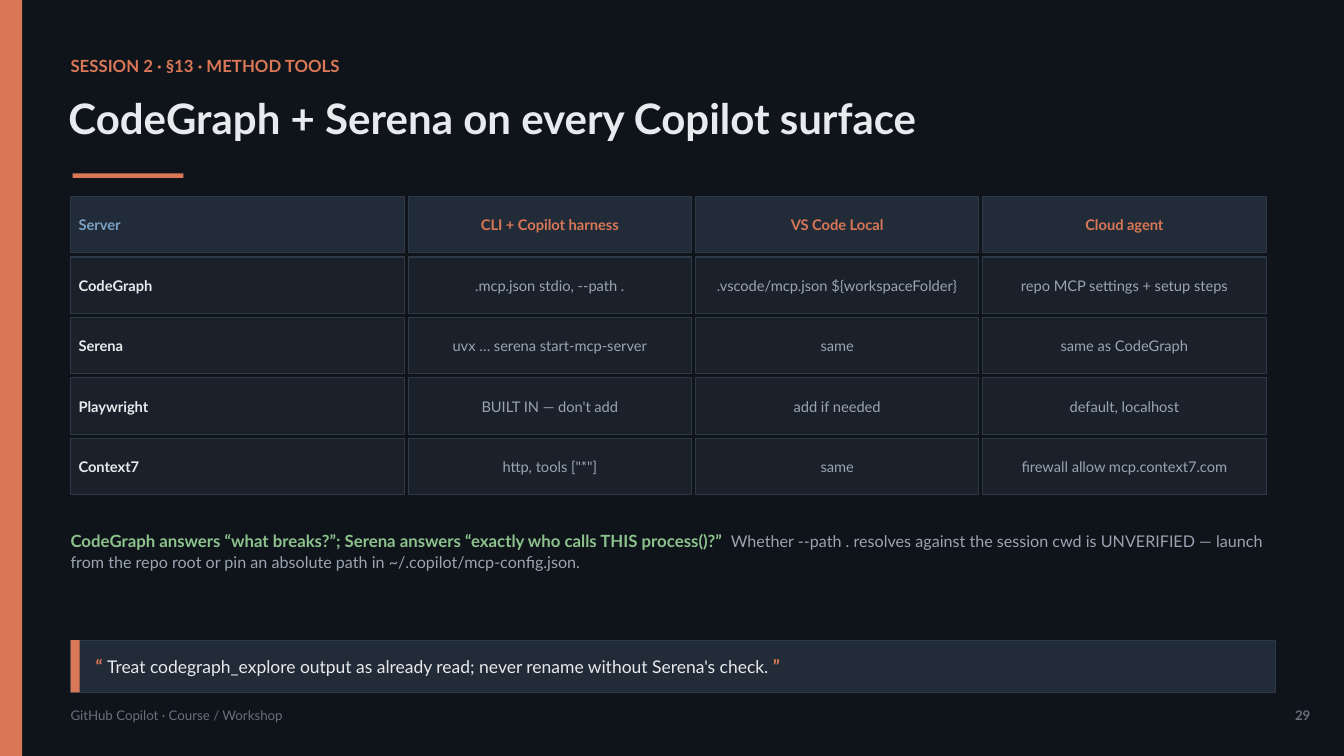
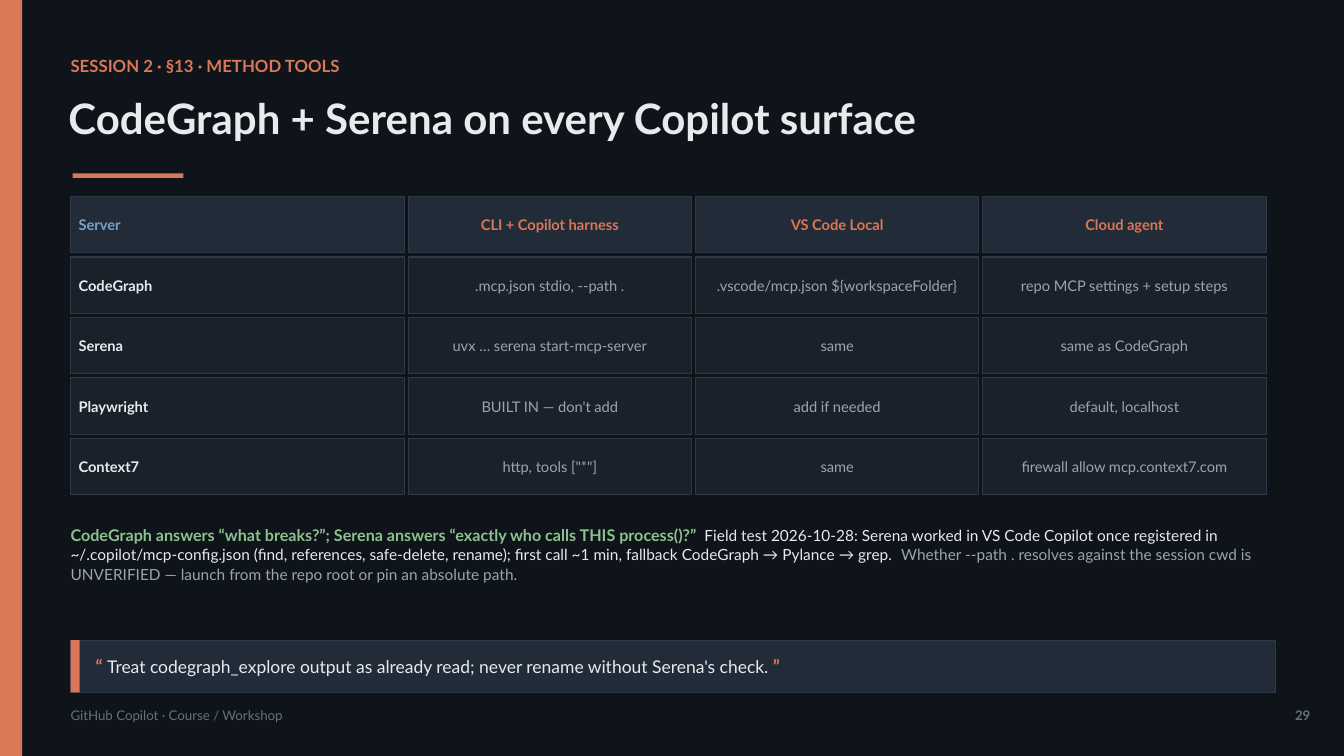
Before and after one commit to olonok69/copilot_code_ml_engineer, a slide deck: slide 29 of presentation/Copilot_Presentation.pptx. Drawn at 1344x756 pixels with LibreOffice and Linux fonts; fonts in the diff are those of the drawing. Boxes give left, top, right and bottom in pixels: in the first picture for what was removed or moved away, otherwise in the second. Text is boxed around its words. In the diff, an @@ line names an element or a change of style, - is before the commit and + after.

```diff
--- a/presentation/Copilot_Presentation.pptx
+++ b/presentation/Copilot_Presentation.pptx
@@ text at [71,528,1251,583]: text changed; size 11.5 to 11 pt; text colour #9AA4B2 to #E8EAED @@
-CodeGraph answers “what breaks?”; Serena answers “exactly who calls THIS process()?” Whether --path . resolves against the session cwd is UNVERIFIED — launch from the repo root or pin an absolute path in ~/.copilot/mcp-config.json.
+CodeGraph answers “what breaks?”; Serena answers “exactly who calls THIS process()?” Field test 2026-10-28: Serena worked in VS Code Copilot once registered in ~/.copilot/mcp-config.json (find, references, safe-delete, rename); first call ~1 min, fallback CodeGraph → Pylance → grep. Whether --path . resolves against the session cwd is UNVERIFIED — launch from the repo root or pin an absolute path.
```
Also in this commit, not shown: 4 other slides changed, 3 slides added, 1 slide removed, 7 other files.
